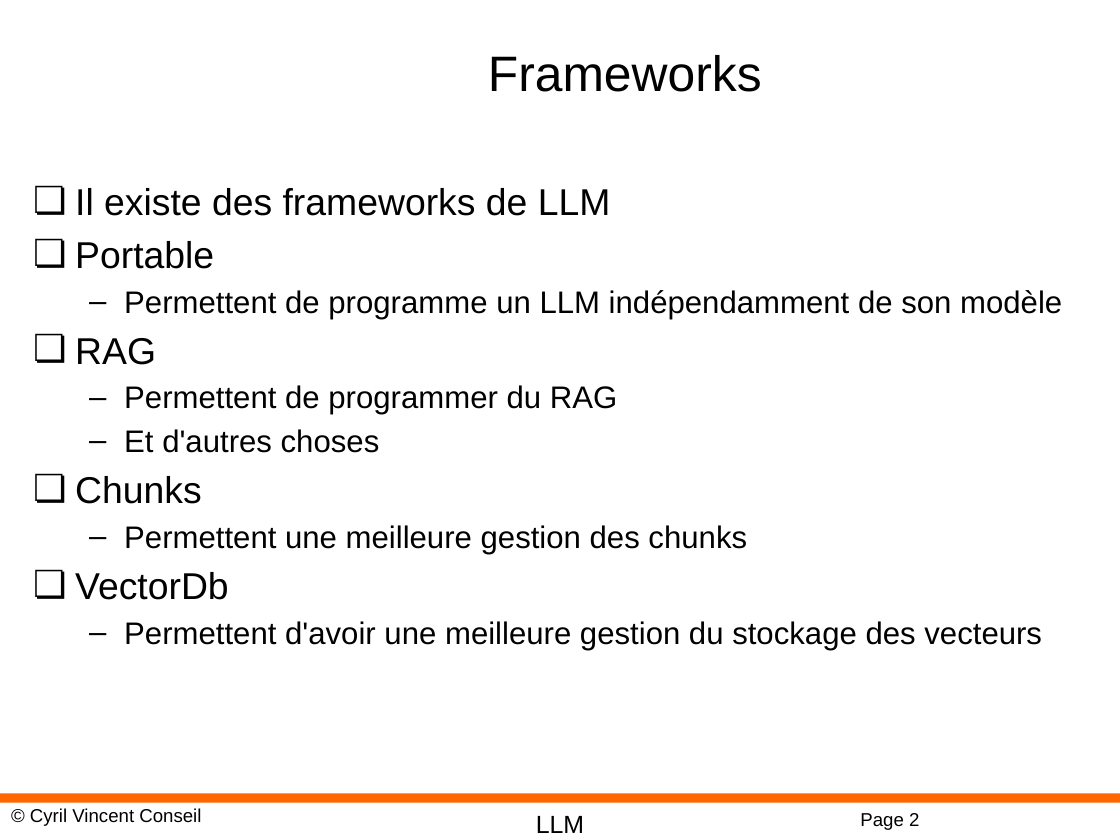
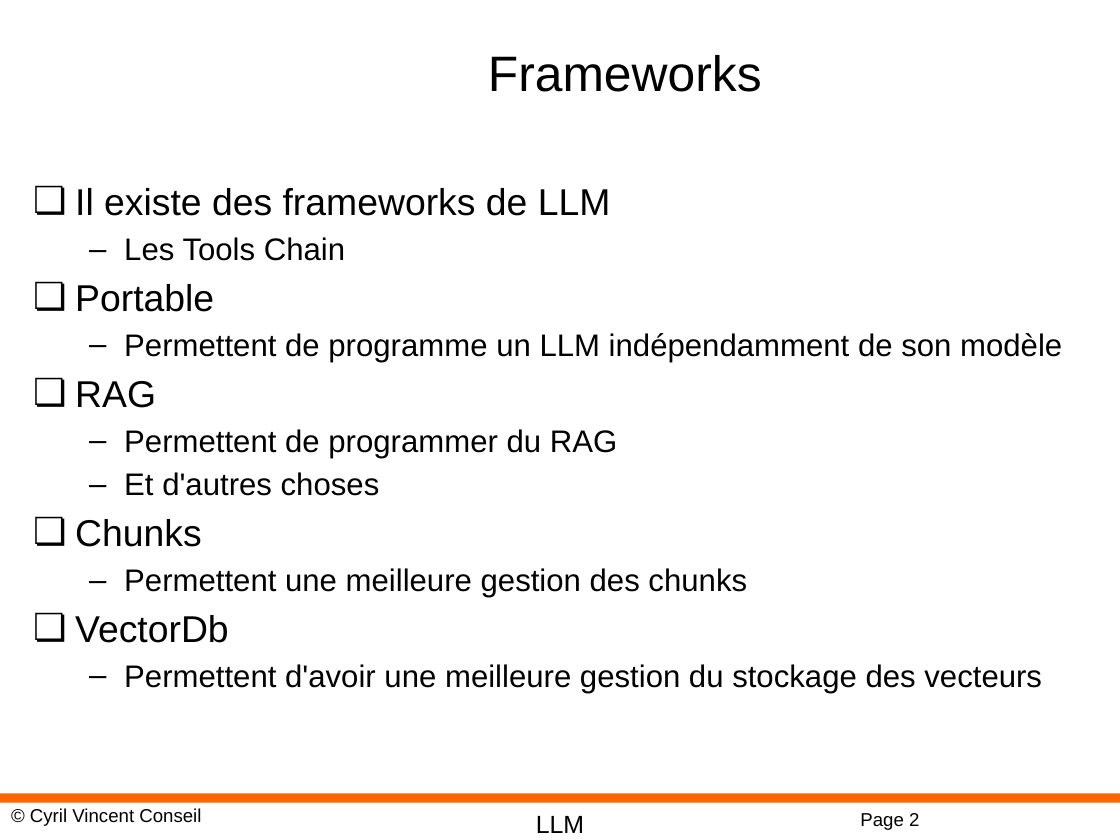
Before and after one commit to cyrilvincent/rag, a slide deck: slide 2 of ppt/RAG06-Frameworks.pptx. Drawn at 1120x840 pixels with LibreOffice and Linux fonts; fonts in the diff are those of the drawing; background and template pictures are left out. Boxes give left, top, right and bottom in pixels: in the first picture for what was removed or moved away, otherwise in the second. Text is boxed around its words. In the diff, an @@ line names an element or a change of style, - is before the commit and + after.

Commit message:
First LangChain

```diff
--- a/ppt/RAG06-Frameworks.pptx
+++ b/ppt/RAG06-Frameworks.pptx
@@ text at [124,237,345,261]: paragraph added @@
+  – Les Tools Chain
```
Also in this commit, not shown: 17 other files.
